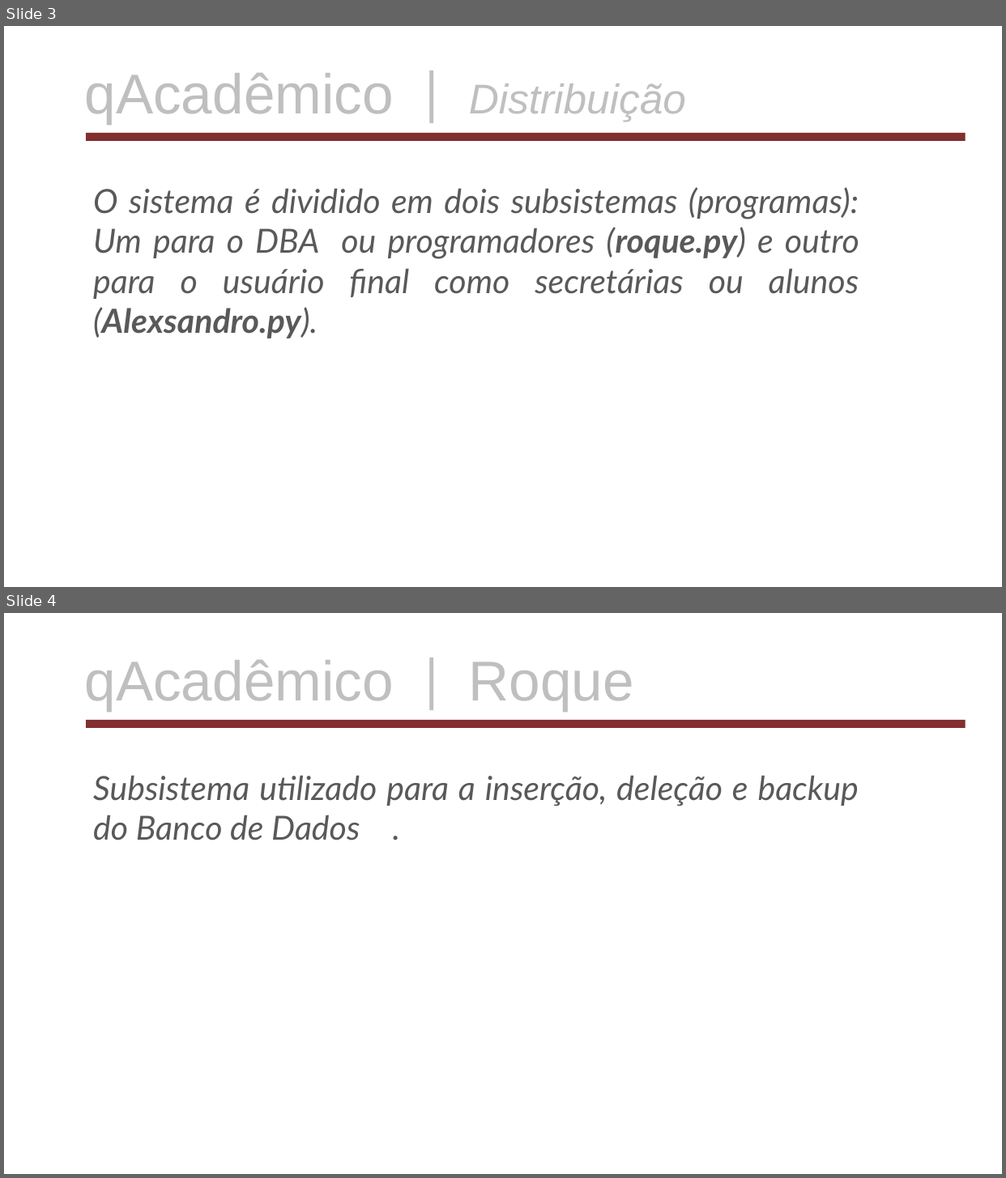
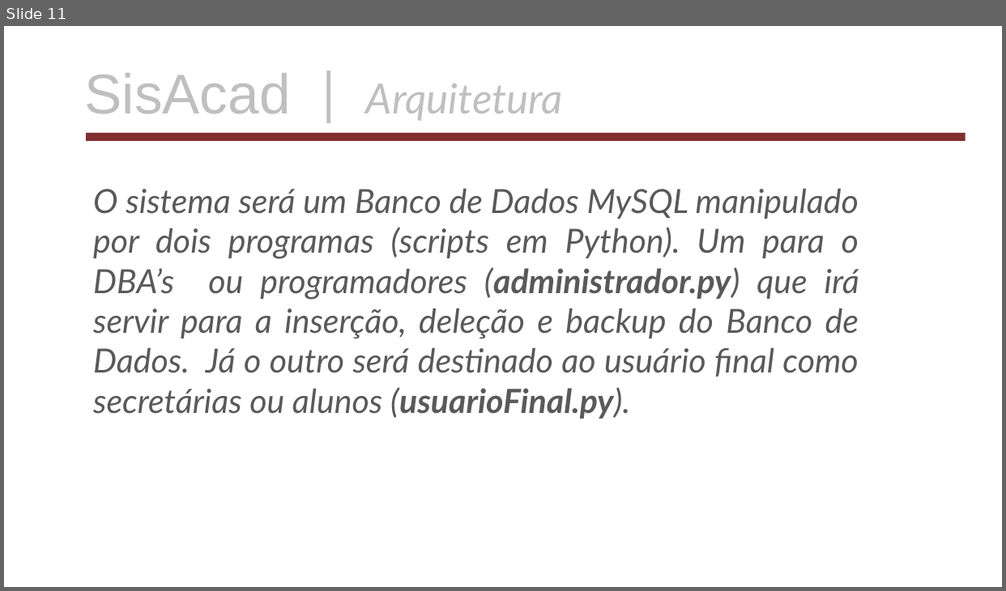
Before and after one commit to AlexsandroMatias2017/MeuBancoDeDados, a slide deck: apresentacaoDoProjeto.odp. Shown one above the other, each under a label of ours: slides 3 and 4 before the commit, slide 11 after it. The pictures are 1006x1178 and 1006x591 pixels, drawn with LibreOffice and Linux fonts; fonts in the diff are those of the drawing; background and template pictures are left out. Boxes give left, top, right and bottom in pixels: in the first picture for what was removed or moved away, otherwise in the second. Text is boxed around its words. In the diff, an @@ line names an element or a change of style, - is before the commit and + after.

```diff
--- a/apresentacaoDoProjeto.odp
+++ b/apresentacaoDoProjeto.odp
@@ slide 4 removed at (x1=4, y1=613, x2=1002, y2=1174), background picture (left out) @@
@@ text removed at (x1=85, y1=660, x2=634, y2=711) @@
-qAcadêmico | Roque
@@ rectangle removed at (x1=86, y1=720, x2=965, y2=728) @@
@@ text removed at (x1=93, y1=775, x2=859, y2=841) @@
-Subsistema utilizado para a inserção, deleção e backup do Banco de Dados .
@@ what was slide 3 is now slide 11 @@
@@ slide 11 changed as well @@
@@ text at (x1=85, y1=73, x2=563, y2=121): text changed; font Arial to Lato @@
-qAcadêmico | Distribuição
+SisAcad | Arquitetura
@@ text at (x1=93, y1=188, x2=859, y2=419): text changed @@
-O sistema é dividido em dois subsistemas (programas): Um para o DBA ou programadores (roque.py) e outro para o usuário final como secretárias ou alunos (Alexsandro.py).
+O sistema será um Banco de Dados MySQL manipulado por dois programas (scripts em Python). Um para o DBA’s ou programadores (administrador.py) que irá servir para a inserção, deleção e backup do Banco de Dados. Já o outro será destinado ao usuário final como secretárias ou alunos (usuarioFinal.py).
```
Also in this commit, not shown: 18 other slides changed, 11 slides added, 2 other slides removed, 9 other files.
